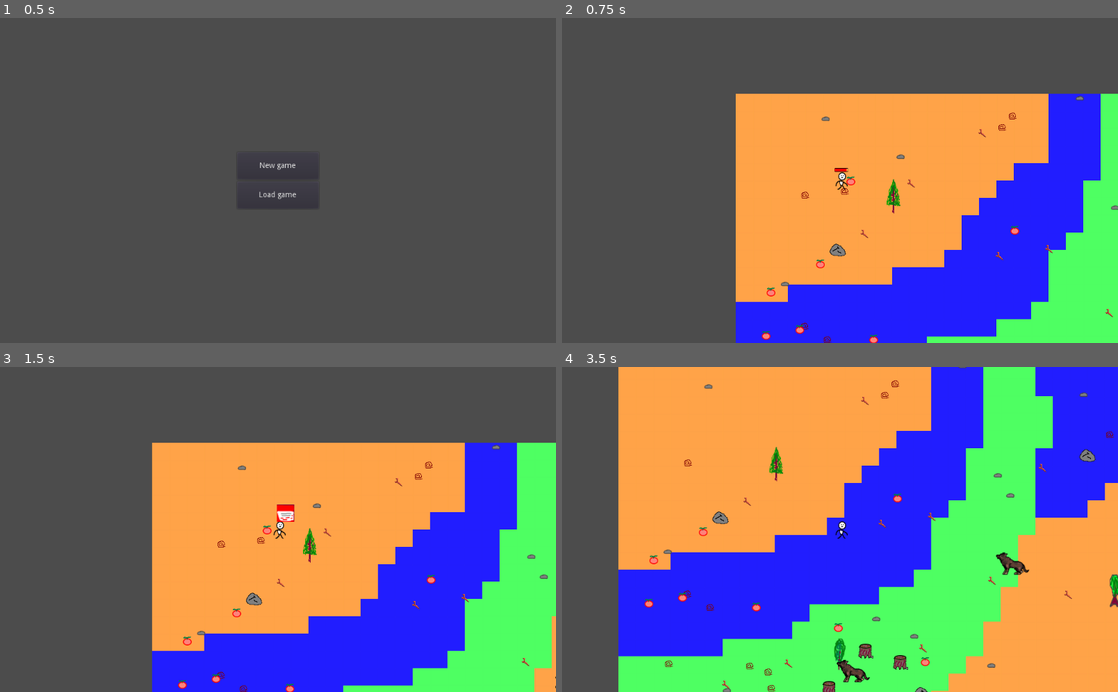
Above: before the commit, frames 1-4 (two rows, left to right).
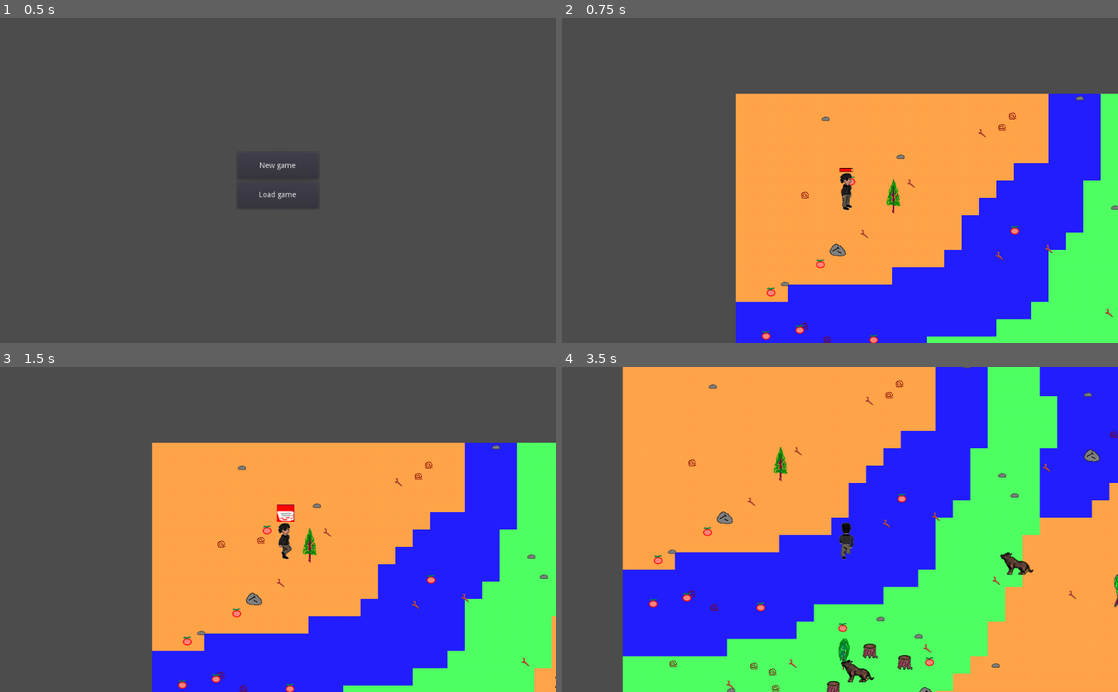
Above: after the commit, the same moments.

Repository: alex-larionov/godot_game
Game: Godot game, scene res://Scenes/Menu.tscn
Two runs of this game, one before a commit and one after it. Both use one fixed random seed, a clock stepped at 60 frames per second and the inputs below.
Inputs (mouse positions are in pixels of both pictures, inside the frame that each line leads up to):
- Up to frame 1 (0.5 s): no input
- Up to frame 2 (0.75 s): click "New game" at 0.5 s
- Up to frame 3 (1.5 s): tap Enter at 1.25 s; move the mouse to (400, 513) at 1.27 s; hold D (right) from 1.28 s (still down); hold Alt (Alt) from 1.28 s (still down); click (400, 513) at 1.42 s
- Up to frame 4 (3.5 s): move the mouse to (728, 545) at 2.02 s; release D (right) at 2.03 s; release Alt (Alt) at 2.03 s; hold S (down) 2.03-2.78 s; tap E (e_click) at 2.1 s; click (728, 545) at 2.17 s; move the mouse to (895, 458) at 2.77 s; press the mouse at (895, 458) at 2.78 s; hold D (right) from 2.78 s (still down)

Frame 1 is identical in both runs. In frame 2, 0.2% of the frame differs, in the area x 49-53%, y 46-60%; in frame 3, 0.2%; in frame 4, 6.1%, in the area x 10-100%, y 0-100%.

Commit message:
Add player animation.

Diff:
--- a/Scenes/Player.tscn
+++ b/Scenes/Player.tscn
@@ -1,37 +1,740 @@
-[gd_scene load_steps=7 format=2]
+[gd_scene load_steps=35 format=2]
 
 [ext_resource path="res://Scripts/Player.gd" type="Script" id=1]
 [ext_resource path="res://Scenes/Camera.tscn" type="PackedScene" id=2]
 [ext_resource path="res://Scenes/Stickman.tscn" type="PackedScene" id=3]
 [ext_resource path="res://Sprites/man.png" type="Texture" id=4]
+[ext_resource path="res://Sprites/Person/Head.png" type="Texture" id=5]
+[ext_resource path="res://Sprites/Person/Arms.png" type="Texture" id=6]
+[ext_resource path="res://Sprites/Person/Body.png" type="Texture" id=7]
+[ext_resource path="res://Sprites/Person/Feet.png" type="Texture" id=8]
+[ext_resource path="res://Sprites/Person/Legs.png" type="Texture" id=9]
 
 [sub_resource type="RectangleShape2D" id=1]
-extents = Vector2( 12, 15.5 )
+extents = Vector2( 12, 29 )
+
+[sub_resource type="Animation" id=7]
+resource_name = "Idle_Down"
+length = 0.1
+loop = true
+tracks/0/type = "value"
+tracks/0/path = NodePath("Head:frame")
+tracks/0/interp = 1
+tracks/0/loop_wrap = true
+tracks/0/imported = false
+tracks/0/enabled = true
+tracks/0/keys = {
+"times": PoolRealArray( 0 ),
+"transitions": PoolRealArray( 1 ),
+"update": 1,
+"values": [ 7 ]
+}
+tracks/1/type = "value"
+tracks/1/path = NodePath("Arm:frame")
+tracks/1/interp = 1
+tracks/1/loop_wrap = true
+tracks/1/imported = false
+tracks/1/enabled = true
+tracks/1/keys = {
+"times": PoolRealArray( 0 ),
+"transitions": PoolRealArray( 1 ),
+"update": 1,
+"values": [ 7 ]
+}
+tracks/2/type = "value"
+tracks/2/path = NodePath("Body:frame")
+tracks/2/interp = 1
+tracks/2/loop_wrap = true
+tracks/2/imported = false
+tracks/2/enabled = true
+tracks/2/keys = {
+"times": PoolRealArray( 0 ),
+"transitions": PoolRealArray( 1 ),
+"update": 1,
+"values": [ 7 ]
+}
+tracks/3/type = "value"
+tracks/3/path = NodePath("Legs:frame")
+tracks/3/interp = 1
+tracks/3/loop_wrap = true
+tracks/3/imported = false
+tracks/3/enabled = true
+tracks/3/keys = {
+"times": PoolRealArray( 0 ),
+"transitions": PoolRealArray( 1 ),
+"update": 1,
+"values": [ 7 ]
+}
+tracks/4/type = "value"
+tracks/4/path = NodePath("Feet:frame")
+tracks/4/interp = 1
+tracks/4/loop_wrap = true
+tracks/4/imported = false
+tracks/4/enabled = true
+tracks/4/keys = {
+"times": PoolRealArray( 0 ),
+"transitions": PoolRealArray( 1 ),
+"update": 1,
+"values": [ 7 ]
+}
+
+[sub_resource type="Animation" id=5]
+resource_name = "Idle_Left"
+length = 0.1
+loop = true
+tracks/0/type = "value"
+tracks/0/path = NodePath("Head:frame")
+tracks/0/interp = 1
+tracks/0/loop_wrap = true
+tracks/0/imported = false
+tracks/0/enabled = true
+tracks/0/keys = {
+"times": PoolRealArray( 0 ),
+"transitions": PoolRealArray( 1 ),
+"update": 1,
+"values": [ 14 ]
+}
+tracks/1/type = "value"
+tracks/1/path = NodePath("Arm:frame")
+tracks/1/interp = 1
+tracks/1/loop_wrap = true
+tracks/1/imported = false
+tracks/1/enabled = true
+tracks/1/keys = {
+"times": PoolRealArray( 0 ),
+"transitions": PoolRealArray( 1 ),
+"update": 1,
+"values": [ 14 ]
+}
+tracks/2/type = "value"
+tracks/2/path = NodePath("Body:frame")
+tracks/2/interp = 1
+tracks/2/loop_wrap = true
+tracks/2/imported = false
+tracks/2/enabled = true
+tracks/2/keys = {
+"times": PoolRealArray( 0 ),
+"transitions": PoolRealArray( 1 ),
+"update": 1,
+"values": [ 14 ]
+}
+tracks/3/type = "value"
+tracks/3/path = NodePath("Legs:frame")
+tracks/3/interp = 1
+tracks/3/loop_wrap = true
+tracks/3/imported = false
+tracks/3/enabled = true
+tracks/3/keys = {
+"times": PoolRealArray( 0 ),
+"transitions": PoolRealArray( 1 ),
+"update": 1,
+"values": [ 14 ]
+}
+tracks/4/type = "value"
+tracks/4/path = NodePath("Feet:frame")
+tracks/4/interp = 1
+tracks/4/loop_wrap = true
+tracks/4/imported = false
+tracks/4/enabled = true
+tracks/4/keys = {
+"times": PoolRealArray( 0 ),
+"transitions": PoolRealArray( 1 ),
+"update": 1,
+"values": [ 14 ]
+}
+
+[sub_resource type="Animation" id=3]
+resource_name = "Idle_Right"
+length = 0.1
+loop = true
+tracks/0/type = "value"
+tracks/0/path = NodePath("Head:frame")
+tracks/0/interp = 1
+tracks/0/loop_wrap = true
+tracks/0/imported = false
+tracks/0/enabled = true
+tracks/0/keys = {
+"times": PoolRealArray( 0 ),
+"transitions": PoolRealArray( 1 ),
+"update": 1,
+"values": [ 21 ]
+}
+tracks/1/type = "value"
+tracks/1/path = NodePath("Arm:frame")
+tracks/1/interp = 1
+tracks/1/loop_wrap = true
+tracks/1/imported = false
+tracks/1/enabled = true
+tracks/1/keys = {
+"times": PoolRealArray( 0 ),
+"transitions": PoolRealArray( 1 ),
+"update": 1,
+"values": [ 21 ]
+}
+tracks/2/type = "value"
+tracks/2/path = NodePath("Body:frame")
+tracks/2/interp = 1
+tracks/2/loop_wrap = true
+tracks/2/imported = false
+tracks/2/enabled = true
+tracks/2/keys = {
+"times": PoolRealArray( 0 ),
+"transitions": PoolRealArray( 1 ),
+"update": 1,
+"values": [ 21 ]
+}
+tracks/3/type = "value"
+tracks/3/path = NodePath("Legs:frame")
+tracks/3/interp = 1
+tracks/3/loop_wrap = true
+tracks/3/imported = false
+tracks/3/enabled = true
+tracks/3/keys = {
+"times": PoolRealArray( 0 ),
+"transitions": PoolRealArray( 1 ),
+"update": 1,
+"values": [ 21 ]
+}
+tracks/4/type = "value"
+tracks/4/path = NodePath("Feet:frame")
+tracks/4/interp = 1
+tracks/4/loop_wrap = true
+tracks/4/imported = false
+tracks/4/enabled = true
+tracks/4/keys = {
+"times": PoolRealArray( 0 ),
+"transitions": PoolRealArray( 1 ),
+"update": 1,
+"values": [ 21 ]
+}
+
+[sub_resource type="Animation" id=6]
+resource_name = "Idle_Up"
+length = 0.1
+loop = true
+tracks/0/type = "value"
+tracks/0/path = NodePath("Head:frame")
+tracks/0/interp = 1
+tracks/0/loop_wrap = true
+tracks/0/imported = false
+tracks/0/enabled = true
+tracks/0/keys = {
+"times": PoolRealArray( 0 ),
+"transitions": PoolRealArray( 1 ),
+"update": 1,
+"values": [ 0 ]
+}
+tracks/1/type = "value"
+tracks/1/path = NodePath("Arm:frame")
+tracks/1/interp = 1
+tracks/1/loop_wrap = true
+tracks/1/imported = false
+tracks/1/enabled = true
+tracks/1/keys = {
+"times": PoolRealArray( 0 ),
+"transitions": PoolRealArray( 1 ),
+"update": 1,
+"values": [ 0 ]
+}
+tracks/2/type = "value"
+tracks/2/path = NodePath("Body:frame")
+tracks/2/interp = 1
+tracks/2/loop_wrap = true
+tracks/2/imported = false
+tracks/2/enabled = true
+tracks/2/keys = {
+"times": PoolRealArray( 0 ),
+"transitions": PoolRealArray( 1 ),
+"update": 1,
+"values": [ 0 ]
+}
+tracks/3/type = "value"
+tracks/3/path = NodePath("Legs:frame")
+tracks/3/interp = 1
+tracks/3/loop_wrap = true
+tracks/3/imported = false
+tracks/3/enabled = true
+tracks/3/keys = {
+"times": PoolRealArray( 0 ),
+"transitions": PoolRealArray( 1 ),
+"update": 1,
+"values": [ 0 ]
+}
+tracks/4/type = "value"
+tracks/4/path = NodePath("Feet:frame")
+tracks/4/interp = 1
+tracks/4/loop_wrap = true
+tracks/4/imported = false
+tracks/4/enabled = true
+tracks/4/keys = {
+"times": PoolRealArray( 0 ),
+"transitions": PoolRealArray( 1 ),
+"update": 1,
+"values": [ 0 ]
+}
+
+[sub_resource type="Animation" id=4]
+length = 0.001
+tracks/0/type = "value"
+tracks/0/path = NodePath("Head:frame")
+tracks/0/interp = 1
+tracks/0/loop_wrap = true
+tracks/0/imported = false
+tracks/0/enabled = true
+tracks/0/keys = {
+"times": PoolRealArray( 0 ),
+"transitions": PoolRealArray( 1 ),
+"update": 0,
+"values": [ 0 ]
+}
+tracks/1/type = "value"
+tracks/1/path = NodePath("Arm:frame")
+tracks/1/interp = 1
+tracks/1/loop_wrap = true
+tracks/1/imported = false
+tracks/1/enabled = true
+tracks/1/keys = {
+"times": PoolRealArray( 0 ),
+"transitions": PoolRealArray( 1 ),
+"update": 0,
+"values": [ 0 ]
+}
+tracks/2/type = "value"
+tracks/2/path = NodePath("Body:frame")
+tracks/2/interp = 1
+tracks/2/loop_wrap = true
+tracks/2/imported = false
+tracks/2/enabled = true
+tracks/2/keys = {
+"times": PoolRealArray( 0 ),
+"transitions": PoolRealArray( 1 ),
+"update": 0,
+"values": [ 0 ]
+}
+tracks/3/type = "value"
+tracks/3/path = NodePath("Legs:frame")
+tracks/3/interp = 1
+tracks/3/loop_wrap = true
+tracks/3/imported = false
+tracks/3/enabled = true
+tracks/3/keys = {
+"times": PoolRealArray( 0 ),
+"transitions": PoolRealArray( 1 ),
+"update": 0,
+"values": [ 0 ]
+}
+tracks/4/type = "value"
+tracks/4/path = NodePath("Feet:frame")
+tracks/4/interp = 1
+tracks/4/loop_wrap = true
+tracks/4/imported = false
+tracks/4/enabled = true
+tracks/4/keys = {
+"times": PoolRealArray( 0 ),
+"transitions": PoolRealArray( 1 ),
+"update": 0,
+"values": [ 0 ]
+}
+
+[sub_resource type="Animation" id=11]
+resource_name = "Walk_Down"
+length = 0.8
+loop = true
+tracks/0/type = "value"
+tracks/0/path = NodePath("Head:frame")
+tracks/0/interp = 1
+tracks/0/loop_wrap = true
+tracks/0/imported = false
+tracks/0/enabled = true
+tracks/0/keys = {
+"times": PoolRealArray( 0, 0.2, 0.4, 0.6 ),
+"transitions": PoolRealArray( 1, 1, 1, 1 ),
+"update": 1,
+"values": [ 8, 9, 10, 11 ]
+}
+tracks/1/type = "value"
+tracks/1/path = NodePath("Arm:frame")
+tracks/1/interp = 1
+tracks/1/loop_wrap = true
+tracks/1/imported = false
+tracks/1/enabled = true
+tracks/1/keys = {
+"times": PoolRealArray( 0, 0.2, 0.4, 0.6 ),
+"transitions": PoolRealArray( 1, 1, 1, 1 ),
+"update": 1,
+"values": [ 8, 9, 10, 11 ]
+}
+tracks/2/type = "value"
+tracks/2/path = NodePath("Body:frame")
+tracks/2/interp = 1
+tracks/2/loop_wrap = true
+tracks/2/imported = false
+tracks/2/enabled = true
+tracks/2/keys = {
+"times": PoolRealArray( 0, 0.2, 0.4, 0.6 ),
+"transitions": PoolRealArray( 1, 1, 1, 1 ),
+"update": 1,
+"values": [ 8, 9, 10, 11 ]
+}
+tracks/3/type = "value"
+tracks/3/path = NodePath("Legs:frame")
+tracks/3/interp = 1
+tracks/3/loop_wrap = true
+tracks/3/imported = false
+tracks/3/enabled = true
+tracks/3/keys = {
+"times": PoolRealArray( 0, 0.2, 0.4, 0.6 ),
+"transitions": PoolRealArray( 1, 1, 1, 1 ),
+"update": 1,
+"values": [ 8, 9, 10, 11 ]
+}
+tracks/4/type = "value"
+tracks/4/path = NodePath("Feet:frame")
+tracks/4/interp = 1
+tracks/4/loop_wrap = true
+tracks/4/imported = false
+tracks/4/enabled = true
+tracks/4/keys = {
+"times": PoolRealArray( 0, 0.2, 0.4, 0.6 ),
+"transitions": PoolRealArray( 1, 1, 1, 1 ),
+"update": 1,
+"values": [ 8, 9, 10, 11 ]
+}
+
+[sub_resource type="Animation" id=9]
+resource_name = "Walk_Left"
+length = 1.2
+loop = true
+tracks/0/type = "value"
+tracks/0/path = NodePath("Head:frame")
+tracks/0/interp = 1
+tracks/0/loop_wrap = true
+tracks/0/imported = false
+tracks/0/enabled = true
+tracks/0/keys = {
+"times": PoolRealArray( 0, 0.2, 0.4, 0.6, 0.8, 1 ),
+"transitions": PoolRealArray( 1, 1, 1, 1, 1, 1 ),
+"update": 1,
+"values": [ 15, 16, 17, 18, 19, 20 ]
+}
+tracks/1/type = "value"
+tracks/1/path = NodePath("Arm:frame")
+tracks/1/interp = 1
+tracks/1/loop_wrap = true
+tracks/1/imported = false
+tracks/1/enabled = true
+tracks/1/keys = {
+"times": PoolRealArray( 0, 0.2, 0.4, 0.6, 0.8, 1 ),
+"transitions": PoolRealArray( 1, 1, 1, 1, 1, 1 ),
+"update": 1,
+"values": [ 15, 16, 17, 18, 19, 20 ]
+}
+tracks/2/type = "value"
+tracks/2/path = NodePath("Body:frame")
+tracks/2/interp = 1
+tracks/2/loop_wrap = true
+tracks/2/imported = false
+tracks/2/enabled = true
+tracks/2/keys = {
+"times": PoolRealArray( 0, 0.2, 0.4, 0.6, 0.8, 1 ),
+"transitions": PoolRealArray( 1, 1, 1, 1, 1, 1 ),
+"update": 1,
+"values": [ 15, 16, 17, 18, 19, 20 ]
+}
+tracks/3/type = "value"
+tracks/3/path = NodePath("Legs:frame")
+tracks/3/interp = 1
+tracks/3/loop_wrap = true
+tracks/3/imported = false
+tracks/3/enabled = true
+tracks/3/keys = {
+"times": PoolRealArray( 0, 0.2, 0.4, 0.6, 0.8, 1 ),
+"transitions": PoolRealArray( 1, 1, 1, 1, 1, 1 ),
+"update": 1,
+"values": [ 15, 16, 17, 18, 19, 20 ]
+}
+tracks/4/type = "value"
+tracks/4/path = NodePath("Feet:frame")
+tracks/4/interp = 1
+tracks/4/loop_wrap = true
+tracks/4/imported = false
+tracks/4/enabled = true
+tracks/4/keys = {
+"times": PoolRealArray( 0, 0.2, 0.4, 0.6, 0.8, 1 ),
+"transitions": PoolRealArray( 1, 1, 1, 1, 1, 1 ),
+"update": 1,
+"values": [ 15, 16, 17, 18, 19, 20 ]
+}
+
+[sub_resource type="Animation" id=8]
+resource_name = "Walk_Right"
+length = 1.2
+loop = true
+tracks/0/type = "value"
+tracks/0/path = NodePath("Head:frame")
+tracks/0/interp = 1
+tracks/0/loop_wrap = true
+tracks/0/imported = false
+tracks/0/enabled = true
+tracks/0/keys = {
+"times": PoolRealArray( 0, 0.2, 0.4, 0.6, 0.8, 1 ),
+"transitions": PoolRealArray( 1, 1, 1, 1, 1, 1 ),
+"update": 1,
+"values": [ 22, 23, 24, 25, 26, 27 ]
+}
+tracks/1/type = "value"
+tracks/1/path = NodePath("Arm:frame")
+tracks/1/interp = 1
+tracks/1/loop_wrap = true
+tracks/1/imported = false
+tracks/1/enabled = true
+tracks/1/keys = {
+"times": PoolRealArray( 0, 0.2, 0.4, 0.6, 0.8, 1 ),
+"transitions": PoolRealArray( 1, 1, 1, 1, 1, 1 ),
+"update": 1,
+"values": [ 22, 23, 24, 25, 26, 27 ]
+}
+tracks/2/type = "value"
+tracks/2/path = NodePath("Body:frame")
+tracks/2/interp = 1
+tracks/2/loop_wrap = true
+tracks/2/imported = false
+tracks/2/enabled = true
+tracks/2/keys = {
+"times": PoolRealArray( 0, 0.2, 0.4, 0.6, 0.8, 1 ),
+"transitions": PoolRealArray( 1, 1, 1, 1, 1, 1 ),
+"update": 1,
+"values": [ 22, 23, 24, 25, 26, 27 ]
+}
+tracks/3/type = "value"
+tracks/3/path = NodePath("Legs:frame")
+tracks/3/interp = 1
+tracks/3/loop_wrap = true
+tracks/3/imported = false
+tracks/3/enabled = true
+tracks/3/keys = {
+"times": PoolRealArray( 0, 0.2, 0.4, 0.6, 0.8, 1 ),
+"transitions": PoolRealArray( 1, 1, 1, 1, 1, 1 ),
+"update": 1,
+"values": [ 22, 23, 24, 25, 26, 27 ]
+}
+tracks/4/type = "value"
+tracks/4/path = NodePath("Feet:frame")
+tracks/4/interp = 1
+tracks/4/loop_wrap = true
+tracks/4/imported = false
+tracks/4/enabled = true
+tracks/4/keys = {
+"times": PoolRealArray( 0, 0.2, 0.4, 0.6, 0.8, 1 ),
+"transitions": PoolRealArray( 1, 1, 1, 1, 1, 1 ),
+"update": 1,
+"values": [ 22, 23, 24, 25, 26, 27 ]
+}
+
+[sub_resource type="Animation" id=10]
+resource_name = "Walk_Up"
+length = 0.8
+loop = true
+tracks/0/type = "value"
+tracks/0/path = NodePath("Head:frame")
+tracks/0/interp = 1
+tracks/0/loop_wrap = true
+tracks/0/imported = false
+tracks/0/enabled = true
+tracks/0/keys = {
+"times": PoolRealArray( 0, 0.2, 0.4, 0.6 ),
+"transitions": PoolRealArray( 1, 1, 1, 1 ),
+"update": 1,
+"values": [ 1, 2, 3, 4 ]
+}
+tracks/1/type = "value"
+tracks/1/path = NodePath("Arm:frame")
+tracks/1/interp = 1
+tracks/1/loop_wrap = true
+tracks/1/imported = false
+tracks/1/enabled = true
+tracks/1/keys = {
+"times": PoolRealArray( 0, 0.2, 0.4, 0.6 ),
+"transitions": PoolRealArray( 1, 1, 1, 1 ),
+"update": 1,
+"values": [ 1, 2, 3, 4 ]
+}
+tracks/2/type = "value"
+tracks/2/path = NodePath("Body:frame")
+tracks/2/interp = 1
+tracks/2/loop_wrap = true
+tracks/2/imported = false
+tracks/2/enabled = true
+tracks/2/keys = {
+"times": PoolRealArray( 0, 0.2, 0.4, 0.6 ),
+"transitions": PoolRealArray( 1, 1, 1, 1 ),
+"update": 1,
+"values": [ 1, 2, 3, 4 ]
+}
+tracks/3/type = "value"
+tracks/3/path = NodePath("Legs:frame")
+tracks/3/interp = 1
+tracks/3/loop_wrap = true
+tracks/3/imported = false
+tracks/3/enabled = true
+tracks/3/keys = {
+"times": PoolRealArray( 0, 0.2, 0.4, 0.6 ),
+"transitions": PoolRealArray( 1, 1, 1, 1 ),
+"update": 1,
+"values": [ 1, 2, 3, 4 ]
+}
+tracks/4/type = "value"
+tracks/4/path = NodePath("Feet:frame")
+tracks/4/interp = 1
+tracks/4/loop_wrap = true
+tracks/4/imported = false
+tracks/4/enabled = true
+tracks/4/keys = {
+"times": PoolRealArray( 0, 0.2, 0.4, 0.6 ),
+"transitions": PoolRealArray( 1, 1, 1, 1 ),
+"update": 1,
+"values": [ 1, 2, 3, 4 ]
+}
+
+[sub_resource type="AnimationNodeAnimation" id=12]
+animation = "Idle_Left"
+
+[sub_resource type="AnimationNodeAnimation" id=13]
+animation = "Idle_Right"
+
+[sub_resource type="AnimationNodeAnimation" id=14]
+animation = "Idle_Down"
+
+[sub_resource type="AnimationNodeAnimation" id=15]
+animation = "Idle_Up"
+
+[sub_resource type="AnimationNodeBlendSpace2D" id=16]
+blend_point_0/node = SubResource( 12 )
+blend_point_0/pos = Vector2( -1, 0 )
+blend_point_1/node = SubResource( 13 )
+blend_point_1/pos = Vector2( 1, 0 )
+blend_point_2/node = SubResource( 14 )
+blend_point_2/pos = Vector2( 0, 1 )
+blend_point_3/node = SubResource( 15 )
+blend_point_3/pos = Vector2( 0, -1 )
+blend_mode = 1
+
+[sub_resource type="AnimationNodeAnimation" id=26]
+animation = "Walk_Down"
+
+[sub_resource type="AnimationNodeAnimation" id=27]
+animation = "Walk_Right"
+
+[sub_resource type="AnimationNodeAnimation" id=28]
+animation = "Walk_Up"
+
+[sub_resource type="AnimationNodeAnimation" id=29]
+animation = "Walk_Left"
+
+[sub_resource type="AnimationNodeBlendSpace2D" id=21]
+blend_point_0/node = SubResource( 26 )
+blend_point_0/pos = Vector2( -0.000579059, 0.991507 )
+blend_point_1/node = SubResource( 27 )
+blend_point_1/pos = Vector2( 0.998842, -0.00636947 )
+blend_point_2/node = SubResource( 28 )
+blend_point_2/pos = Vector2( -0.00173712, -0.970276 )
+blend_point_3/node = SubResource( 29 )
+blend_point_3/pos = Vector2( -0.998842, -0.00589395 )
+blend_mode = 1
+
+[sub_resource type="AnimationNodeStateMachineTransition" id=24]
+
+[sub_resource type="AnimationNodeStateMachineTransition" id=25]
+
+[sub_resource type="AnimationNodeStateMachine" id=22]
+states/Idle/node = SubResource( 16 )
+states/Idle/position = Vector2( 177, 59 )
+states/Walk/node = SubResource( 21 )
+states/Walk/position = Vector2( 458, 59 )
+transitions = [ "Idle", "Walk", SubResource( 24 ), "Walk", "Idle", SubResource( 25 ) ]
+
+[sub_resource type="AnimationNodeStateMachinePlayback" id=23]
 
 [sub_resource type="RectangleShape2D" id=2]
-extents = Vector2( 12, 15.5 )
+extents = Vector2( 12, 28.5 )
 
 [node name="Player" instance=ExtResource( 3 )]
 script = ExtResource( 1 )
 
 [node name="Sprite" type="Sprite" parent="." index="0"]
+visible = false
 texture = ExtResource( 4 )
 centered = false
 
-[node name="Shape" parent="." index="1"]
+[node name="Camera" parent="." index="1" instance=ExtResource( 2 )]
+position = Vector2( 13, 15 )
+
+[node name="Shape" parent="." index="2"]
+position = Vector2( 24, 35 )
 shape = SubResource( 1 )
 
-[node name="Camera" parent="." index="2" instance=ExtResource( 2 )]
-position = Vector2( 13, 15 )
-
 [node name="HP_bar" parent="." index="3"]
-margin_left = 3.0
+margin_left = 12.0
 margin_top = -8.0
-margin_right = 28.0
+margin_right = 37.0
 margin_bottom = -1.0
 
+[node name="DamagePos" type="Position2D" parent="." index="4"]
+
+[node name="Head" type="Sprite" parent="." index="5"]
+scale = Vector2( 0.5, 0.5 )
+texture = ExtResource( 5 )
+centered = false
+hframes = 7
+vframes = 4
+
+[node name="Arm" type="Sprite" parent="." index="6"]
+scale = Vector2( 0.5, 0.5 )
+texture = ExtResource( 6 )
+centered = false
+hframes = 7
+vframes = 4
+
+[node name="Legs" type="Sprite" parent="." index="7"]
+scale = Vector2( 0.5, 0.5 )
+texture = ExtResource( 9 )
+centered = false
+hframes = 7
+vframes = 4
+
+[node name="Body" type="Sprite" parent="." index="8"]
+scale = Vector2( 0.5, 0.5 )
+texture = ExtResource( 7 )
+centered = false
+hframes = 7
+vframes = 4
+
+[node name="Feet" type="Sprite" parent="." index="9"]
+scale = Vector2( 0.5, 0.5 )
+texture = ExtResource( 8 )
+centered = false
+hframes = 7
+vframes = 4
+
+[node name="AnimationPlayer" type="AnimationPlayer" parent="." index="10"]
+anims/Idle_Down = SubResource( 7 )
+anims/Idle_Left = SubResource( 5 )
+anims/Idle_Right = SubResource( 3 )
+anims/Idle_Up = SubResource( 6 )
+anims/RESET = SubResource( 4 )
+anims/Walk_Down = SubResource( 11 )
+anims/Walk_Left = SubResource( 9 )
+anims/Walk_Right = SubResource( 8 )
+anims/Walk_Up = SubResource( 10 )
+
+[node name="AnimationTree" type="AnimationTree" parent="." index="11"]
+tree_root = SubResource( 22 )
+anim_player = NodePath("../AnimationPlayer")
+active = true
+parameters/playback = SubResource( 23 )
+parameters/Idle/blend_position = Vector2( 0, 0 )
+parameters/Walk/blend_position = Vector2( 0, 0 )
+
 [node name="CollisionShape2D" type="CollisionShape2D" parent="HitBox" index="0"]
-position = Vector2( 16, 16.5 )
+position = Vector2( 24, 35.5 )
 shape = SubResource( 2 )
-
-[node name="DamagePos" type="Position2D" parent="." index="5"]
--- a/Scripts/Player.gd
+++ b/Scripts/Player.gd
@@ -1,4 +1,7 @@
 extends "res://Scripts/Stickman.gd"
+
+onready var tree = $AnimationTree
+onready var playback = tree.get("parameters/playback")
 
 var inventory = {}
 
@@ -8,6 +11,7 @@
 	self.hp = 90
 	set_start_hp(self.hp, self.max_hp)
 	add_to_group(GlobalVars.entity_gropup)
+	playback.start("Idle")
 
 func pick(item):
 	var it = item.get_item()
@@ -27,6 +31,17 @@
 		velocity.x -= speed
 	if Input.is_action_pressed("right"):
 		velocity.x += speed
+
+
+	var mouse_dir = position.direction_to(get_global_mouse_position())
+	tree.set("parameters/Idle/blend_position", mouse_dir)
+	tree.set("parameters/Walk/blend_position", mouse_dir)
+
+	if velocity.x != 0 or velocity.y != 0:
+		playback.travel("Walk")
+	else:
+		playback.travel("Idle")
+
 	move_and_slide(velocity)
 
 	position.x = clamp(position.x, 0, 10000)
Binary file added: Sprites/Person/Arms.png
Not shown, added: Sprites/Person/Arms.png.import
Binary file added: Sprites/Person/Body.png
Not shown, added: Sprites/Person/Body.png.import
Binary file added: Sprites/Person/Feet.png
Not shown, added: Sprites/Person/Feet.png.import
Binary file added: Sprites/Person/Head.png
Not shown, added: Sprites/Person/Head.png.import
Binary file added: Sprites/Person/Legs.png
Not shown, added: Sprites/Person/Legs.png.import
